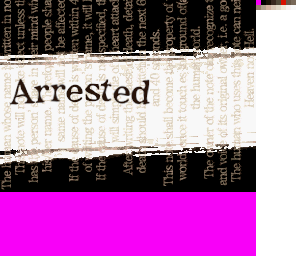
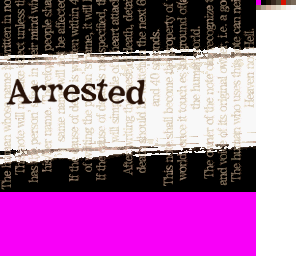
Revision of a layered 296 x 256 image; what changed, layer by layer:
painted on "crooked text" over (6, 78, 151, 106)
